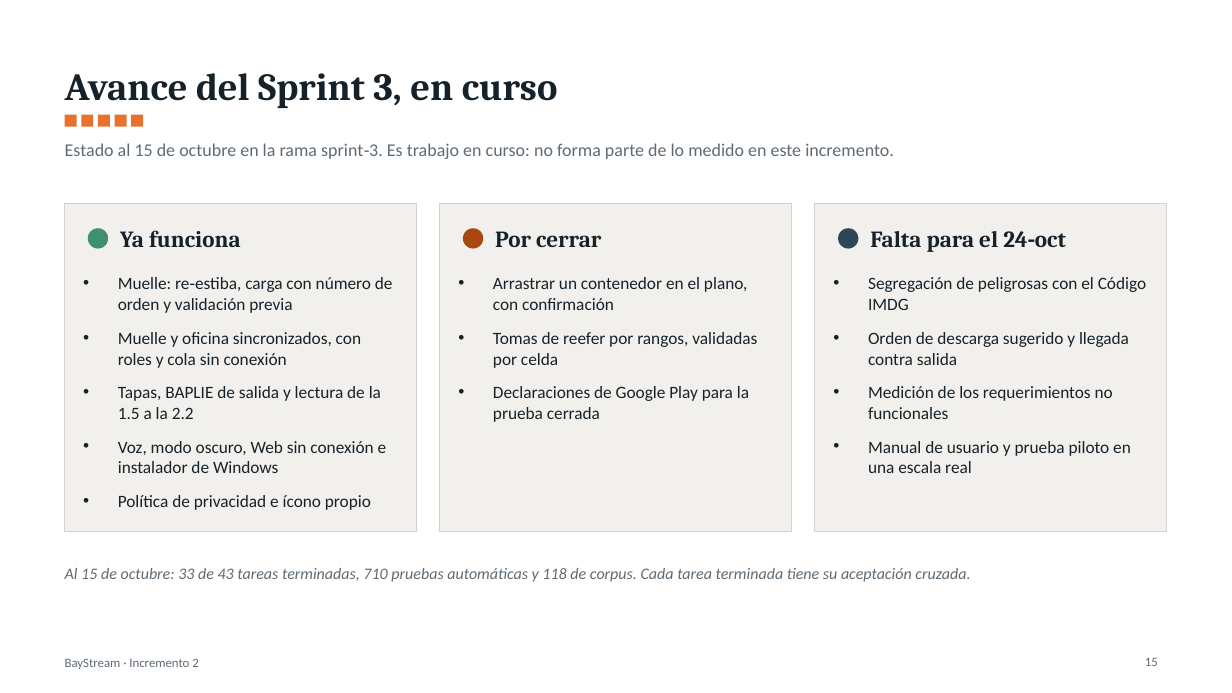
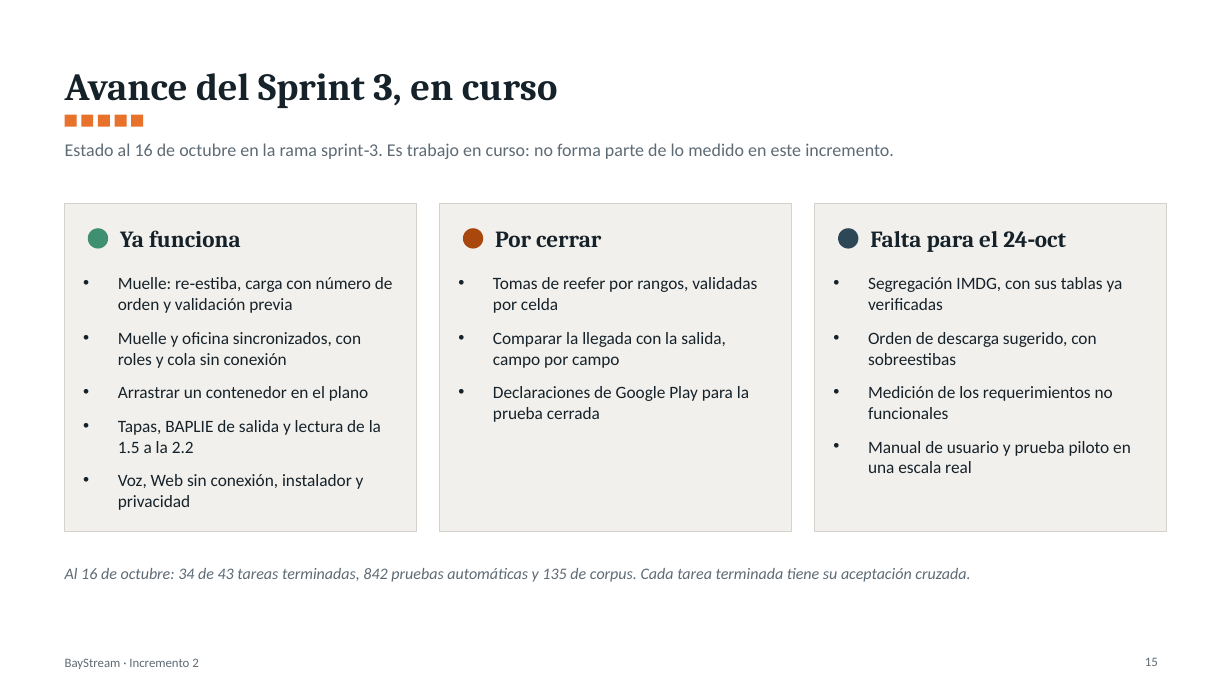
Before and after one commit to YovaWarrior/Proyecto-BayStream, a slide deck: slide 15 of docs/BayStream_Incremento2_Presentacion.pptx. Drawn at 1232x693 pixels with LibreOffice and Linux fonts; fonts in the diff are those of the drawing. Boxes give left, top, right and bottom in pixels: in the first picture for what was removed or moved away, otherwise in the second. Text is boxed around its words. In the diff, an @@ line names an element or a change of style, - is before the commit and + after.

```diff
--- a/docs/BayStream_Incremento2_Presentacion.pptx
+++ b/docs/BayStream_Incremento2_Presentacion.pptx
@@ text at box(65, 143, 894, 159): text changed @@
-Estado al 15 de octubre en la rama sprint‑3. Es trabajo en curso: no forma parte de lo medido en este incremento.
+Estado al 16 de octubre en la rama sprint‑3. Es trabajo en curso: no forma parte de lo medido en este incremento.
@@ text at box(493, 277, 747, 310): paragraph removed @@
-• Arrastrar un contenedor en el plano, con confirmación
@@ text at box(868, 277, 1123, 365): text changed @@
-• Segregación de peligrosas con el Código IMDG
-• Orden de descarga sugerido y llegada contra salida
+• Segregación IMDG, con sus tablas ya verificadas
+• Orden de descarga sugerido, con sobreestibas
@@ text at box(493, 332, 726, 368): paragraph added @@
+• Comparar la llegada con la salida, campo por campo
@@ text at box(118, 386, 368, 401): paragraph added @@
+• Arrastrar un contenedor en el plano
@@ text at box(118, 474, 364, 510): text changed @@
-• Voz, modo oscuro, Web sin conexión e instalador de Windows
-• Política de privacidad e ícono propio
+• Voz, Web sin conexión, instalador y privacidad
@@ text at box(65, 568, 970, 582): text changed @@
-Al 15 de octubre: 33 de 43 tareas terminadas, 710 pruebas automáticas y 118 de corpus. Cada tarea terminada tiene su aceptación cruzada.
+Al 16 de octubre: 34 de 43 tareas terminadas, 842 pruebas automáticas y 135 de corpus. Cada tarea terminada tiene su aceptación cruzada.
```
Also in this commit, not shown: 1 other file.
